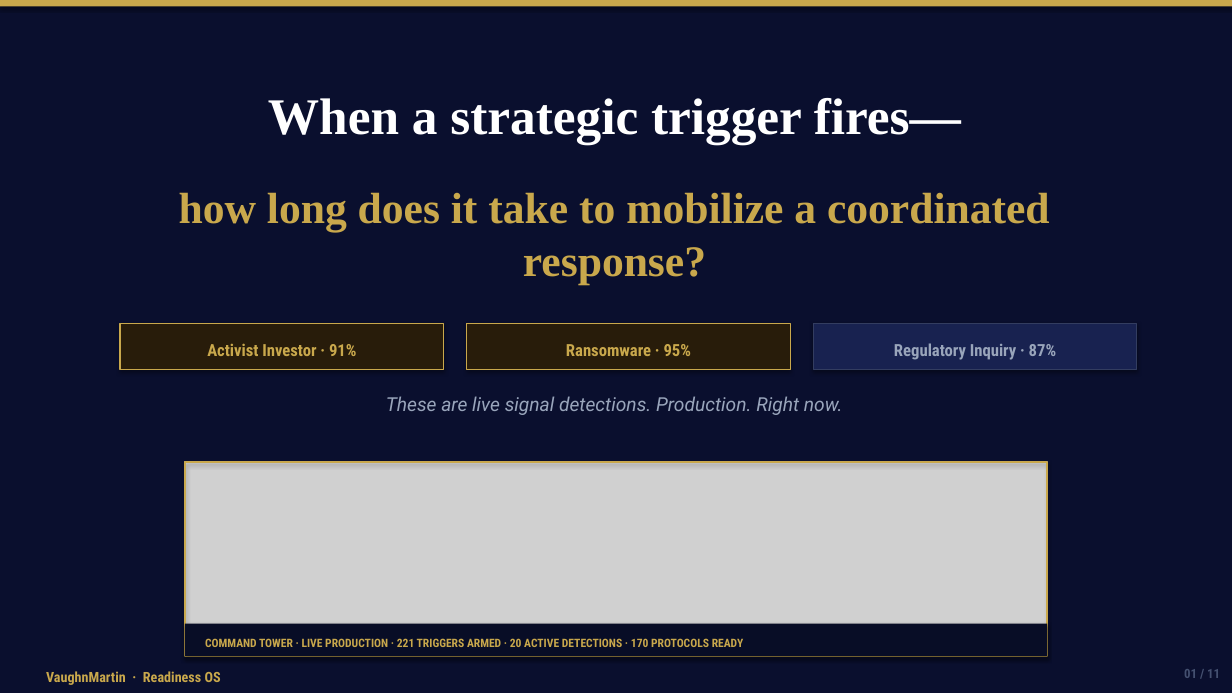
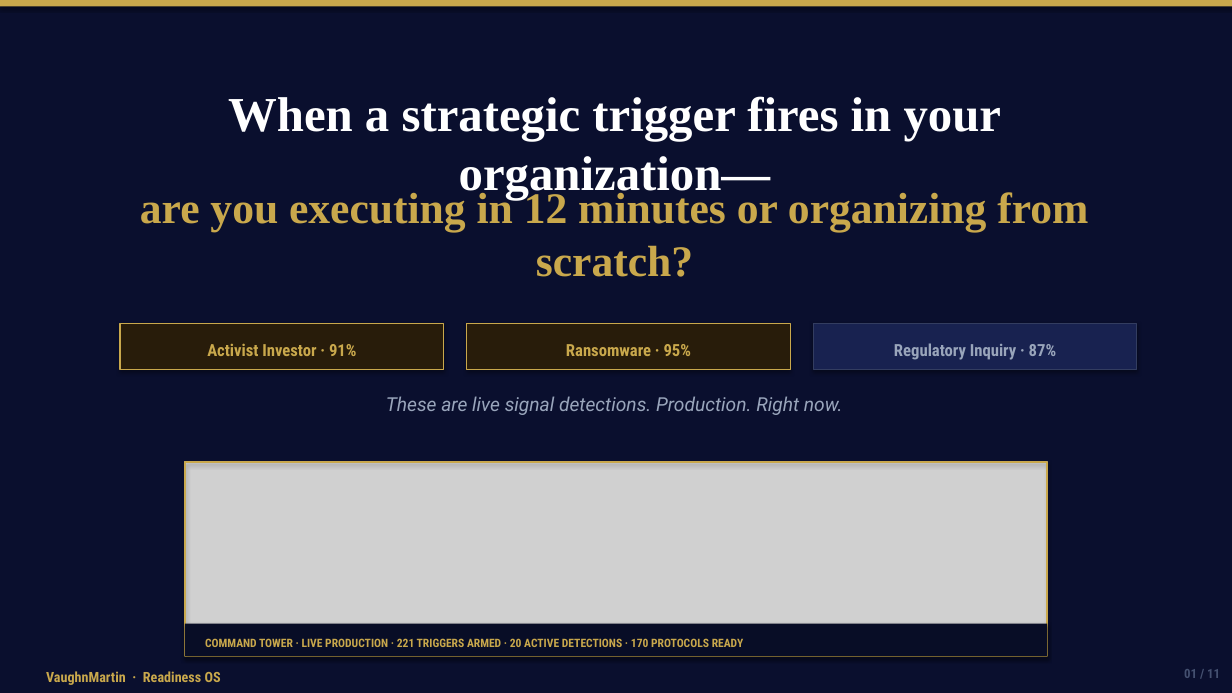
Before and after one commit to mbrunke18/CodePlatform1, a slide deck: slide 1 of attached_assets/VaughnMartin-Investor-Pitch-Deck.pptx. Drawn at 1232x693 pixels with LibreOffice and Linux fonts; fonts in the diff are those of the drawing; grey boxes stand for pictures. Boxes give left, top, right and bottom in pixels: in the first picture for what was removed or moved away, otherwise in the second. Text is boxed around its words. In the diff, an @@ line names an element or a change of style, - is before the commit and + after.

```diff
--- a/attached_assets/VaughnMartin-Investor-Pitch-Deck.pptx
+++ b/attached_assets/VaughnMartin-Investor-Pitch-Deck.pptx
@@ text at (228, 96, 1002, 200): text changed; size 40 to 38 pt @@
-When a strategic trigger fires—
+When a strategic trigger fires in your organization—
@@ text at (140, 189, 1088, 277): text changed @@
-how long does it take to mobilize a coordinated response?
+are you executing in 12 minutes or organizing from scratch?
```
Also in this commit, not shown: 2 other slides changed, 8 other files.
